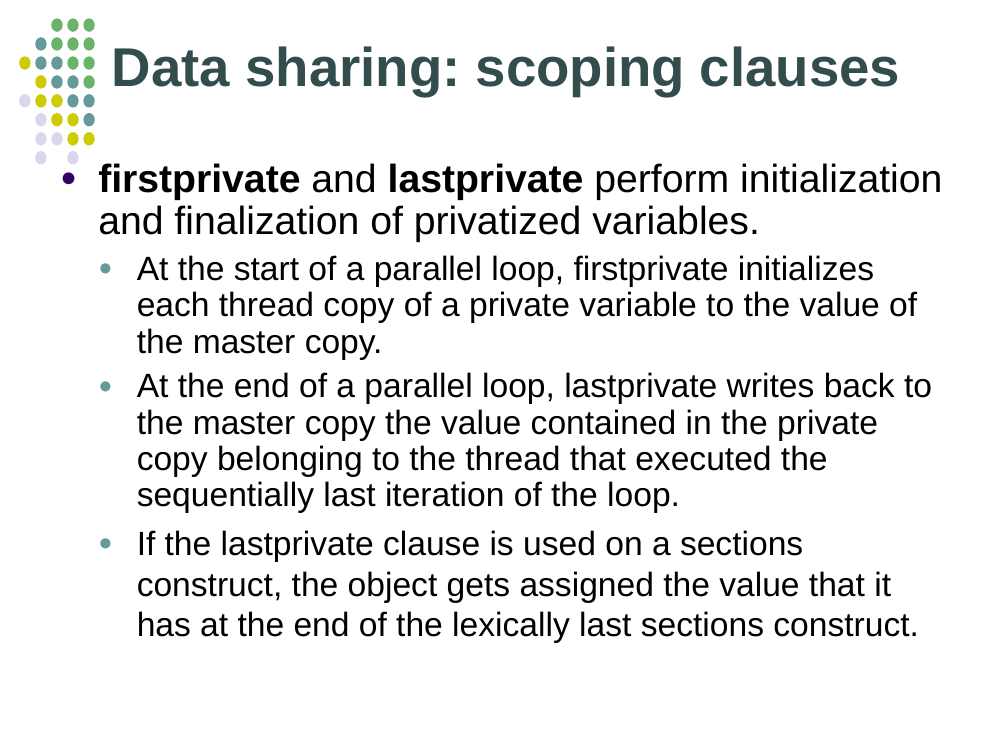
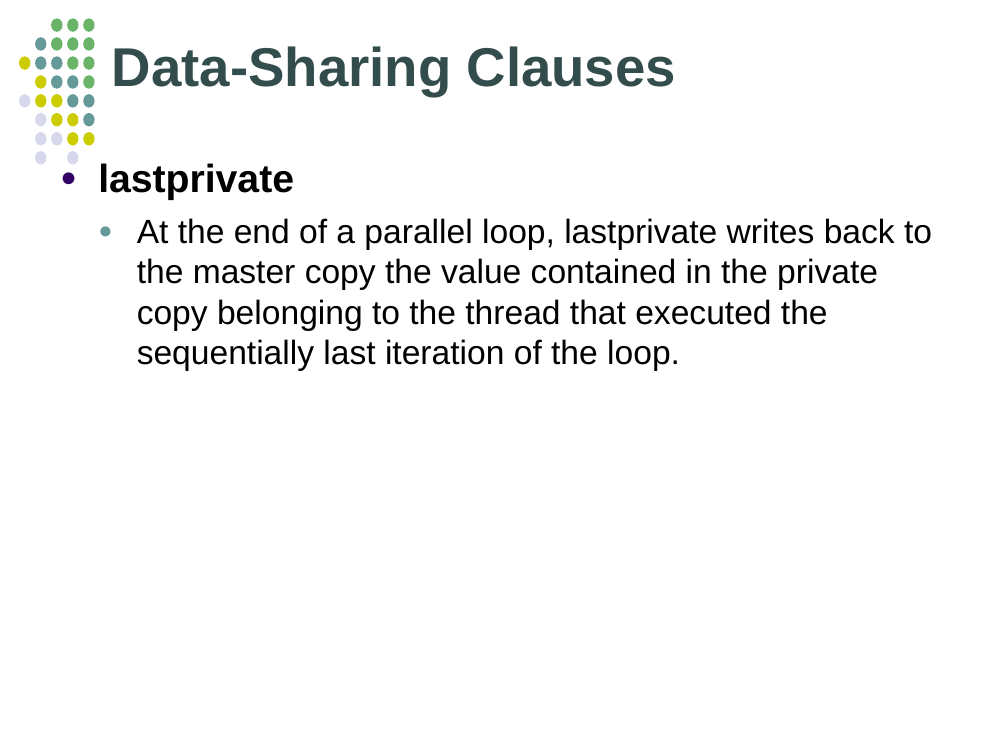
Before and after one commit to jablub/chpc_omp, a slide deck: slide 113 of OpenMP_MKuttel_CHPCWinterSchool2012.odp (slide 109 before the commit). Drawn at 1008x756 pixels with LibreOffice and Linux fonts; fonts in the diff are those of the drawing. Boxes give left, top, right and bottom in pixels: in the first picture for what was removed or moved away, otherwise in the second. Text is boxed around its words. In the diff, an @@ line names an element or a change of style, - is before the commit and + after.

```diff
--- a/OpenMP_MKuttel_CHPCWinterSchool2012.odp
+++ b/OpenMP_MKuttel_CHPCWinterSchool2012.odp
@@ title at [112, 46, 676, 96]: text changed @@
-Data sharing: scoping clauses
+Data-Sharing Clauses
@@ text at [98, 163, 294, 200]: text changed; size 24 to 28 pt; bold on @@
-● ﬁrstprivate and lastprivate perform initialization and ﬁnalization of privatized variables.
-  ● At the start of a parallel loop, ﬁrstprivate initializes each thread copy of a private variable to the value of the master copy.
+● lastprivate
@@ text at [137, 218, 932, 371]: line spacing 0.9 to 1 @@
@@ text at [137, 530, 919, 643]: paragraph removed @@
-  ● If the lastprivate clause is used on a sections construct, the object gets assigned the value that it has at the end of the lexically last sections construct.
```
Also in this commit, not shown: 43 other slides changed, 28 slides added, 19 slides removed, 20 other files.
